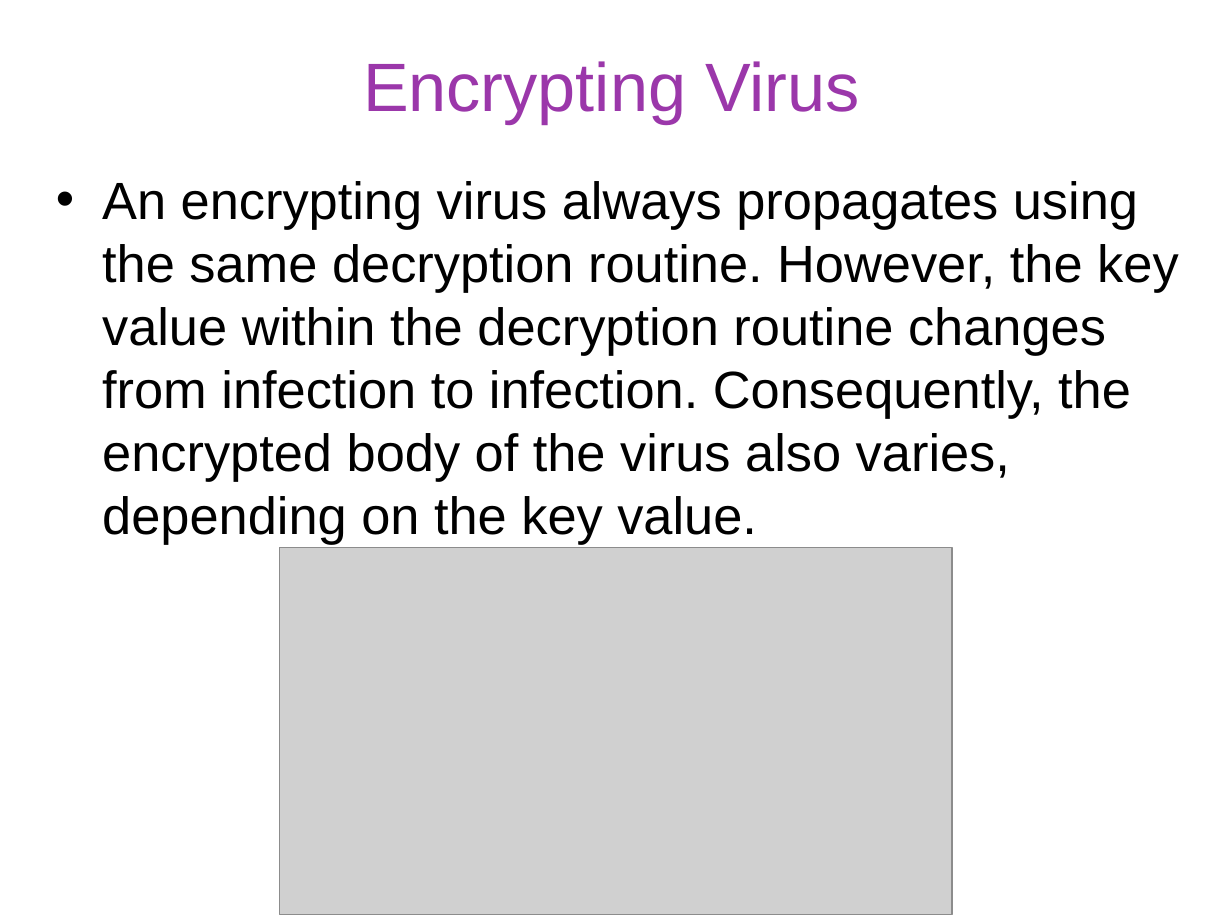
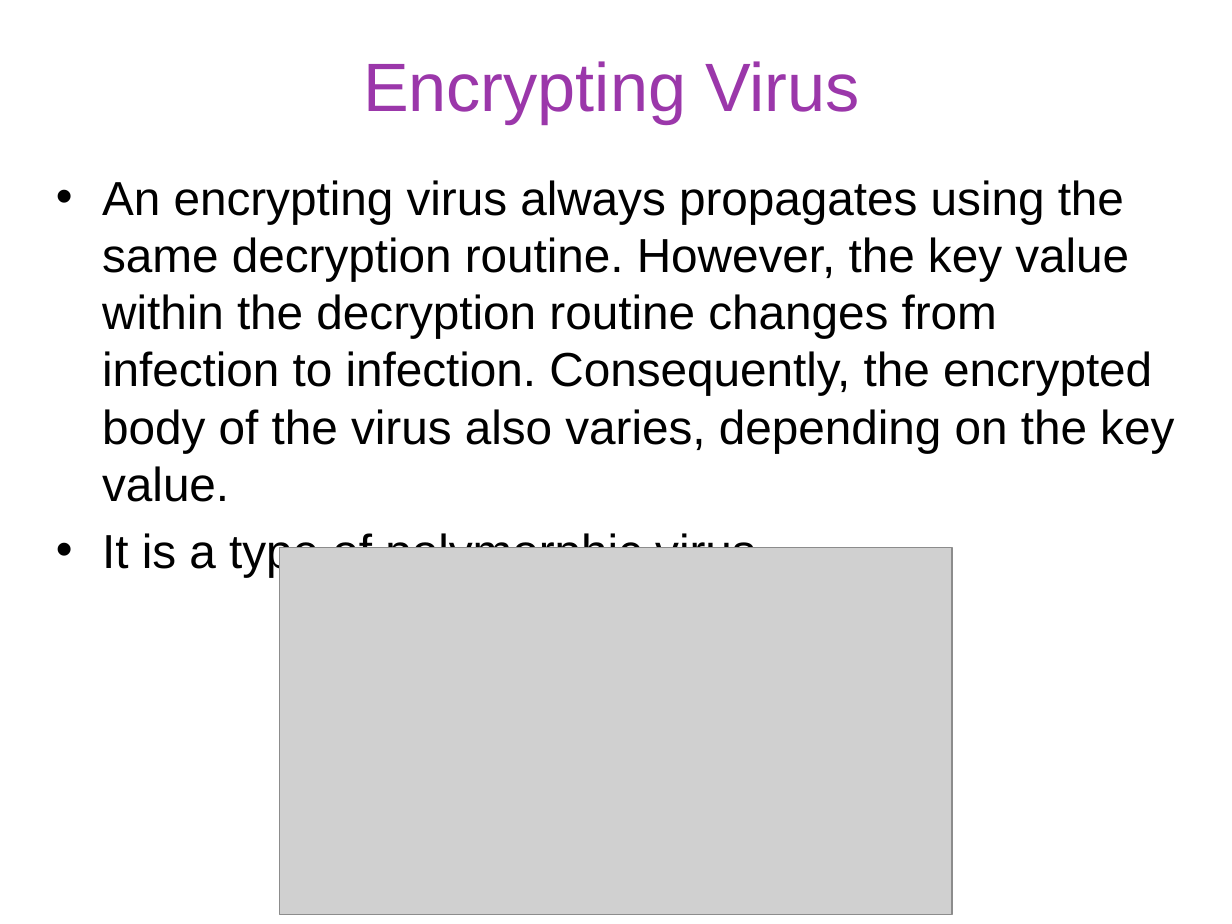
Before and after one commit to gulaoshi/gu.github.io, a slide deck: slide 18 of InfoSec/PPTs/L7-CH06-Malicious Software.pptx. Drawn at 1232x924 pixels with LibreOffice and Linux fonts; fonts in the diff are those of the drawing; grey boxes stand for pictures. Boxes give left, top, right and bottom in pixels: in the first picture for what was removed or moved away, otherwise in the second. Text is boxed around its words. In the diff, an @@ line names an element or a change of style, - is before the commit and + after.

```diff
--- a/InfoSec/PPTs/L7-CH06-Malicious Software.pptx
+++ b/InfoSec/PPTs/L7-CH06-Malicious Software.pptx
@@ text at box(102, 180, 1174, 502): size 30.6 to 27.9 pt in "An encrypting virus always propagates using the ..." @@
@@ text at box(102, 530, 769, 577): paragraph added @@
+• It is a type of polymorphic virus.
```
Also in this commit, not shown: 4 other slides changed, 1 other file.
